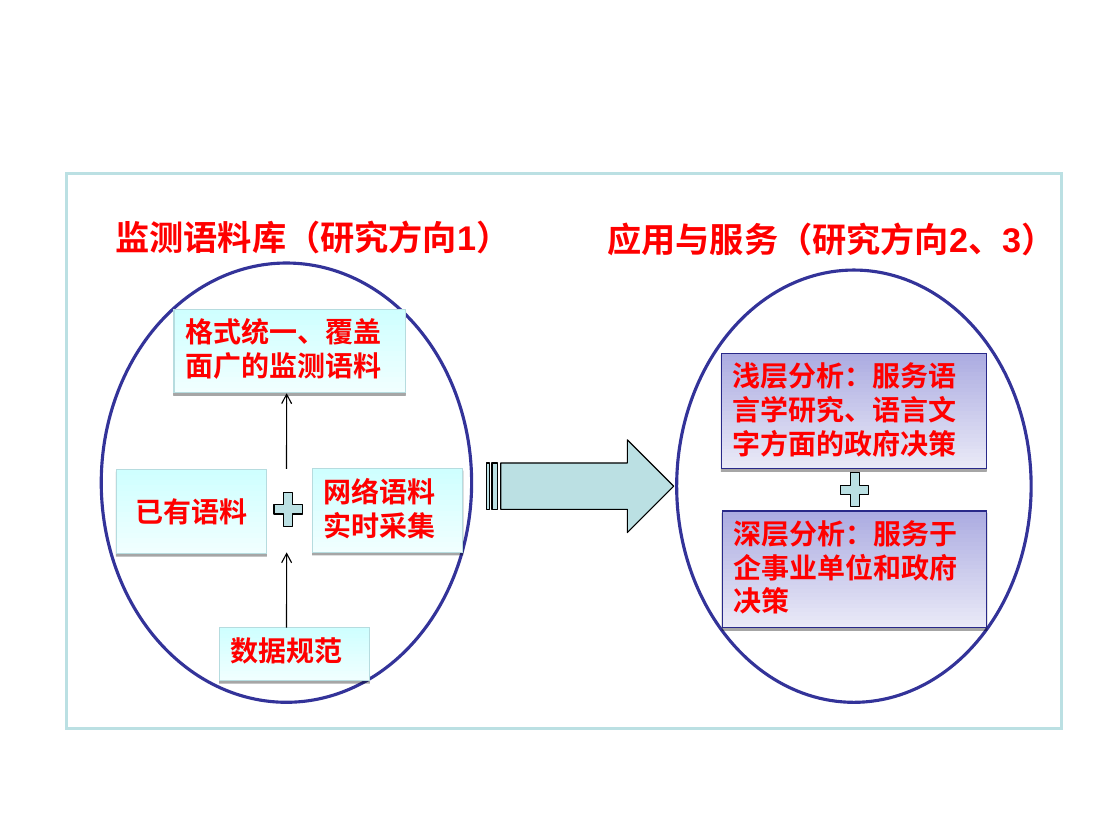
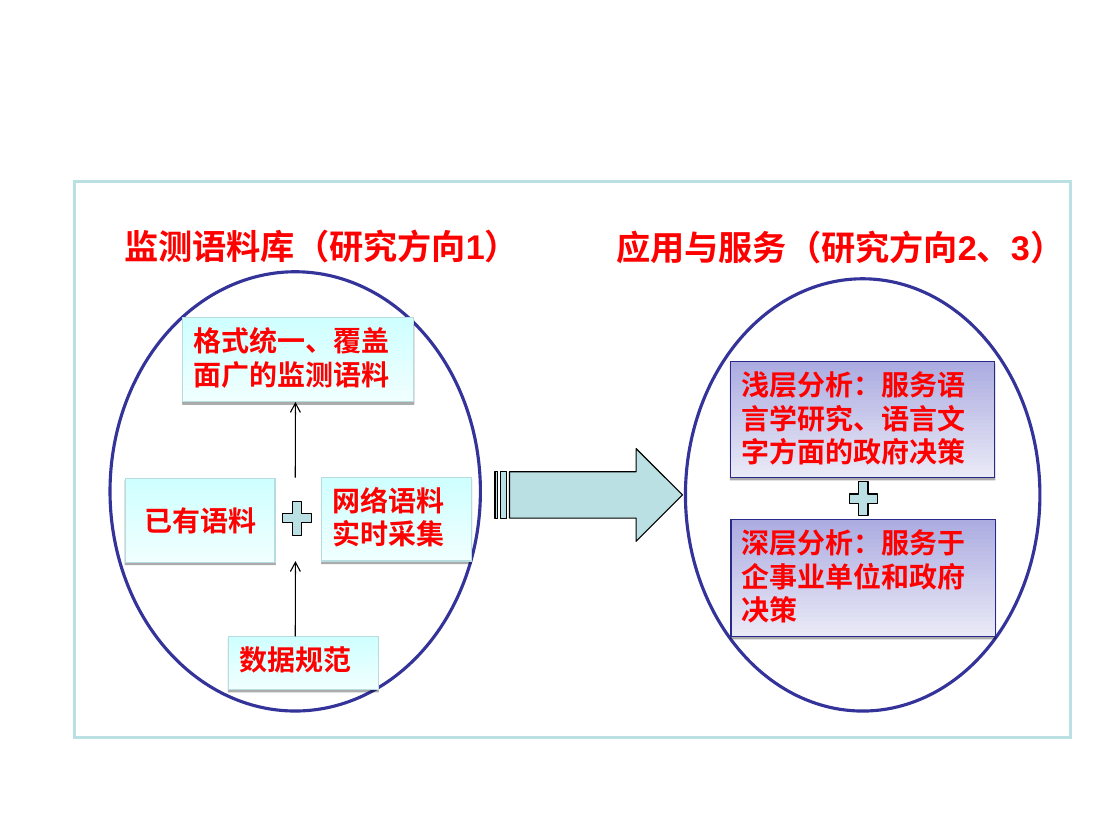
Before and after one commit to shqcandy/Report, a slide deck: slide 6 of 报告_v1.ppt (slide 9 before the commit). Drawn at 1120x840 pixels with LibreOffice and Linux fonts; fonts in the diff are those of the drawing; background and template pictures are left out. Boxes give left, top, right and bottom in pixels: in the first picture for what was removed or moved away, otherwise in the second. Text is boxed around its words. In the diff, an @@ line names an element or a change of style, - is before the commit and + after.

```diff
--- a/报告_v1.ppt
+++ b/报告_v1.ppt
@@ rectangle: place and size @@
-rectangle at [66,174,1062,729]
+rectangle at [75,181,1071,737]
@@ shadow changed in 6 elements at [321,477,472,561], [125,478,276,562], [730,362,995,477], [731,520,996,636], [228,636,379,689], [183,318,413,402] @@
@@ 6 rectangles, 3 freeform shapes, 2 texts, 2 ellipses, 2 arrows: place and size @@
-6 rectangles, 3 freeform shapes, 2 texts, 2 ellipses, 2 arrows at [101,220,1055,702]
+6 rectangles, 3 freeform shapes, 2 texts, 2 ellipses, 2 arrows at [110,229,1064,711]
```
Also in this commit, not shown: 9 other slides changed, 10 slides added, 22 slides removed, 22 other files.
